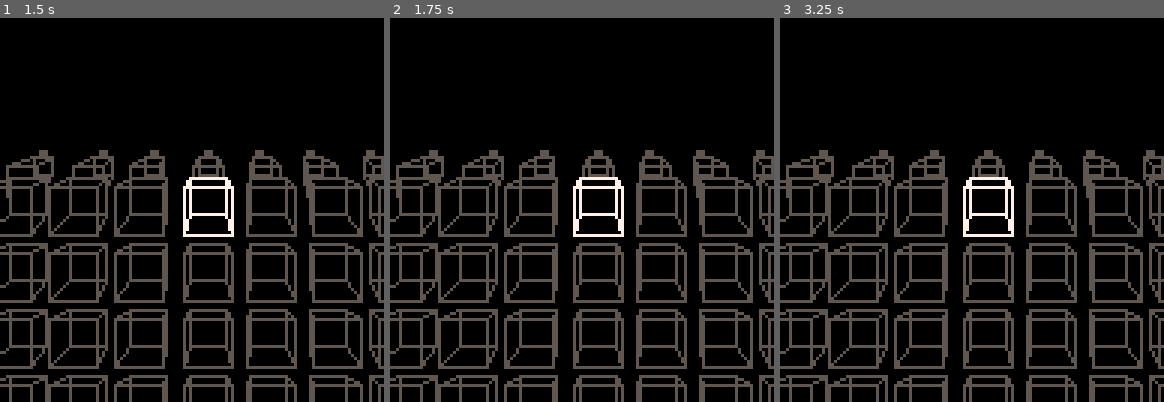
Above: before the commit, frames 1-3 (left to right).
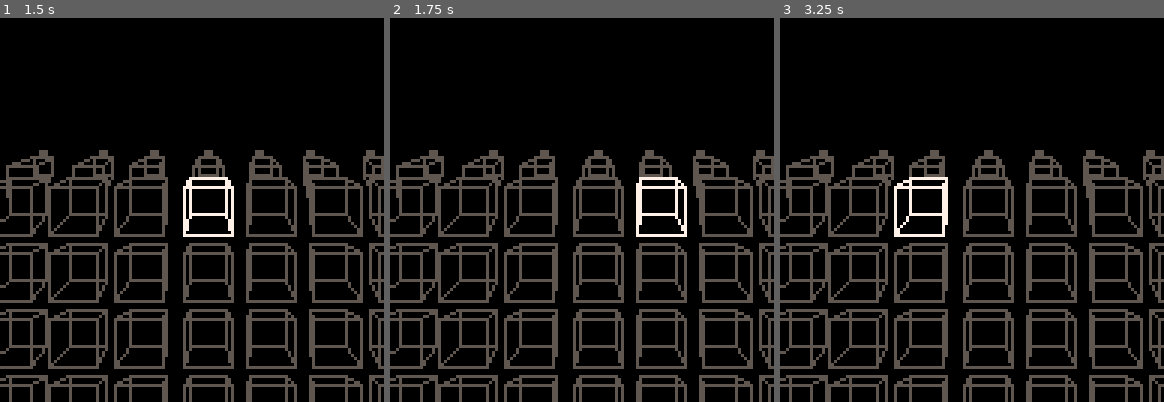
Above: after the commit, the same moments.

Repository: abemassry/dimensional-jump
Game: PICO-8 cartridge 3d_2.p8
Same seed, same stepped clock (60 frames per second), same inputs: the game is played once before the commit and once after it.
Inputs:
- Up to frame 1 (1.5 s): tap X (X key) at 0.33, 1.07 s; tap O (Z key) at 0.7 s
- Up to frame 2 (1.75 s): hold Right from 1.6 s (still down); tap O (Z key) at 1.7 s
- Up to frame 3 (3.25 s): tap X (X key) at 1.85, 2.97 s; release Right at 2.1 s; tap O (Z key) at 2.1, 2.5, 2.9 s; hold Up 2.15-2.42 s; hold Right 2.47-3.03 s; hold Left from 3.08 s (still down)

Frame 1 is identical in both runs. In frame 2, 1.5% of the frame differs, in the area x 47-78%, y 41-58%; in frame 3, 1.5%, in the area x 29-61%, y 41-58%.

Commit message:
move block

Diff:
--- a/3d_2.p8
+++ b/3d_2.p8
@@ -5,6 +5,8 @@
 	x=64
 	y=64
 	s=4
+  current= 0
+	level = 0
 
 end
 
@@ -40,11 +42,12 @@
 end
 
 function _update60()
+	current = 0
 	if(btn(0)) then
-		s-=1
+		current-=1
 	end
 	if(btn(1)) then
-		s+=1
+		current+=1
 	end
 
 	if(btn(2)) then
@@ -90,13 +93,21 @@
 		ydiff = j*22
 		setup_block(64+60,64+ydiff,i,5,12,5)
 		setup_block(64+40,64+ydiff,i,5,10,5)
-		setup_block(64+20,64+ydiff,i,5,8,5)
-		if j == 0 then
+		if current == 1 and j == level then
+			setup_block(64+20,64+ydiff,i,5,8,7)
+		else
+			setup_block(64+20,64+ydiff,i,5,8,5)
+		end
+		if current == 0 and j == level then
 			setup_block(64,64+ydiff,i,5,7,7)
 		else
 			setup_block(64,64+ydiff,i,5,7,5)
 		end
-		setup_block(64-20,64+ydiff,i,5,4,5)
+		if current == -1 and j == level then
+			setup_block(64-20,64+ydiff,i,5,4,7)
+		else
+			setup_block(64-20,64+ydiff,i,5,4,5)
+		end
 		setup_block(64-40,64+ydiff,i,5,2,5)
 		setup_block(64-60,64+ydiff,i,5,0,5)
 	end
